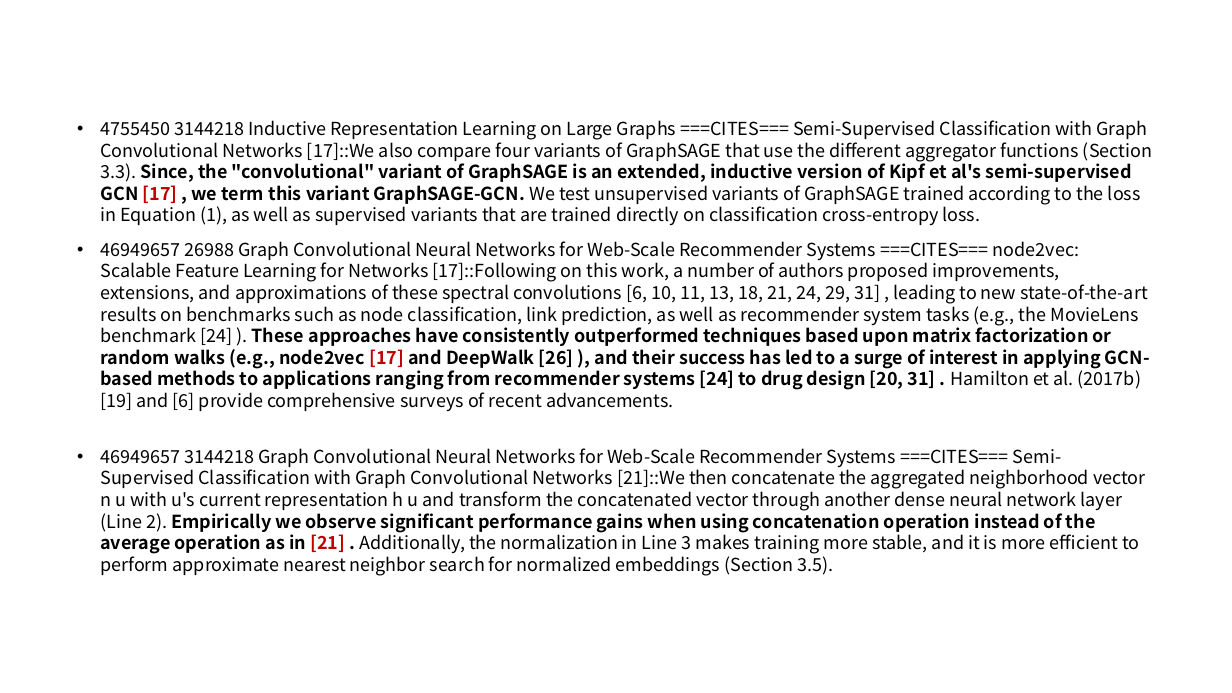
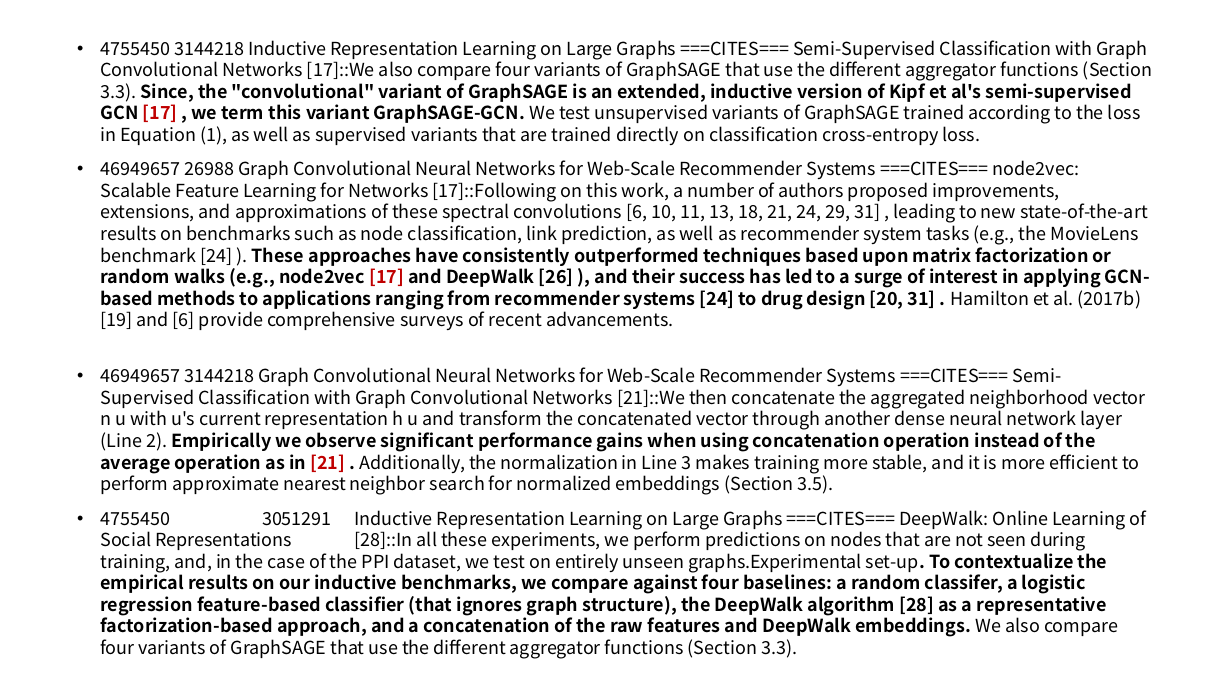
Before and after one commit to DM2-ND/CiteExplainer, a slide deck: slide 6 of resources/graph examples.pptx (slide 5 before the commit). Drawn at 1232x693 pixels with LibreOffice and Linux fonts; fonts in the diff are those of the drawing. Boxes give left, top, right and bottom in pixels: in the first picture for what was removed or moved away, otherwise in the second. Text is boxed around its words. In the diff, an @@ line names an element or a change of style, - is before the commit and + after.

```diff
--- a/resources/graph examples.pptx
+++ b/resources/graph examples.pptx
@@ text "4755450 3144218 Inductive Representation Learning ...": place and size @@
-text "4755450 3144218 Inductive Representation Learning ..." at (100, 120, 1152, 576)
+text "4755450 3144218 Inductive Representation Learning ..." at (100, 40, 1152, 659)
@@ text at (100, 510, 1147, 659): paragraph added @@
+• 4755450 3051291 Inductive Representation Learning on Large Graphs ===CITES=== DeepWalk: Online Learning of Social Representations [28]::In all these experiments, we perform predictions on nodes that are not seen during training, and, in the case of the PPI dataset, we test on entirely unseen graphs.Experimental set-up. To contextualize the empirical results on our inductive benchmarks, we compare against four baselines: a random classifer, a logistic regression feature-based classifier (that ignores graph structure), the DeepWalk algorithm [28] as a representative factorization-based approach, and a concatenation of the raw features and DeepWalk embeddings. We also compare four variants of GraphSAGE that use the different aggregator functions (Section 3.3).
```
Also in this commit, not shown: 2 slides added, 1 slide removed.
